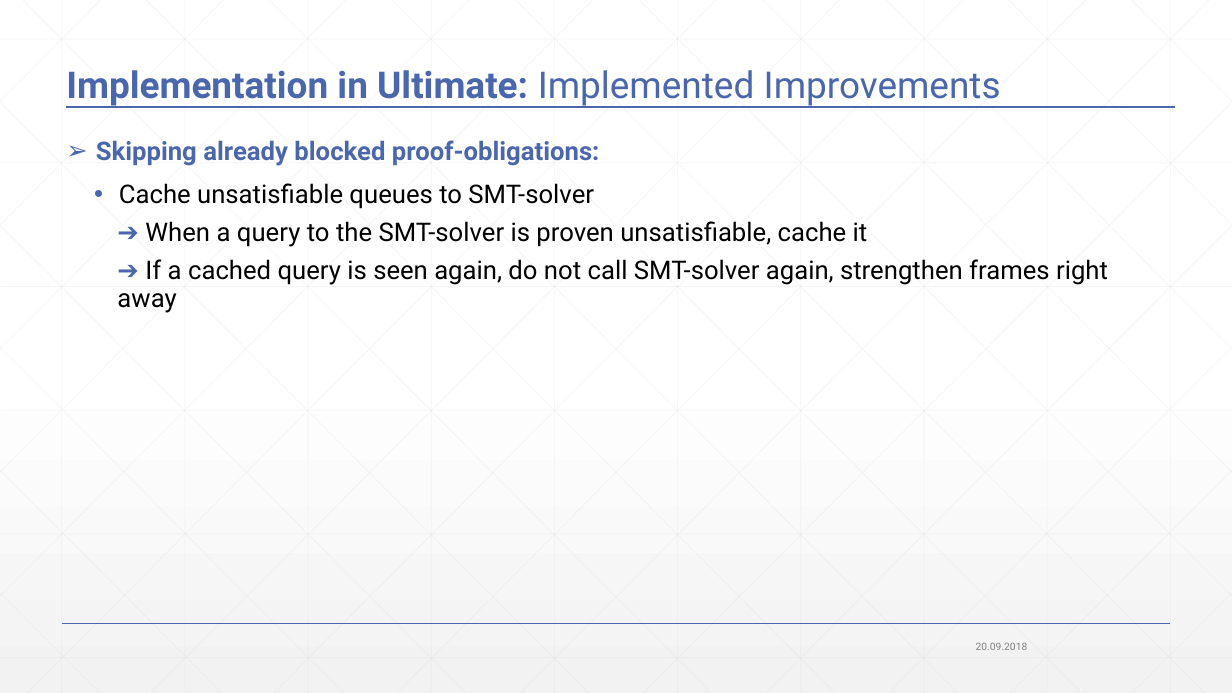
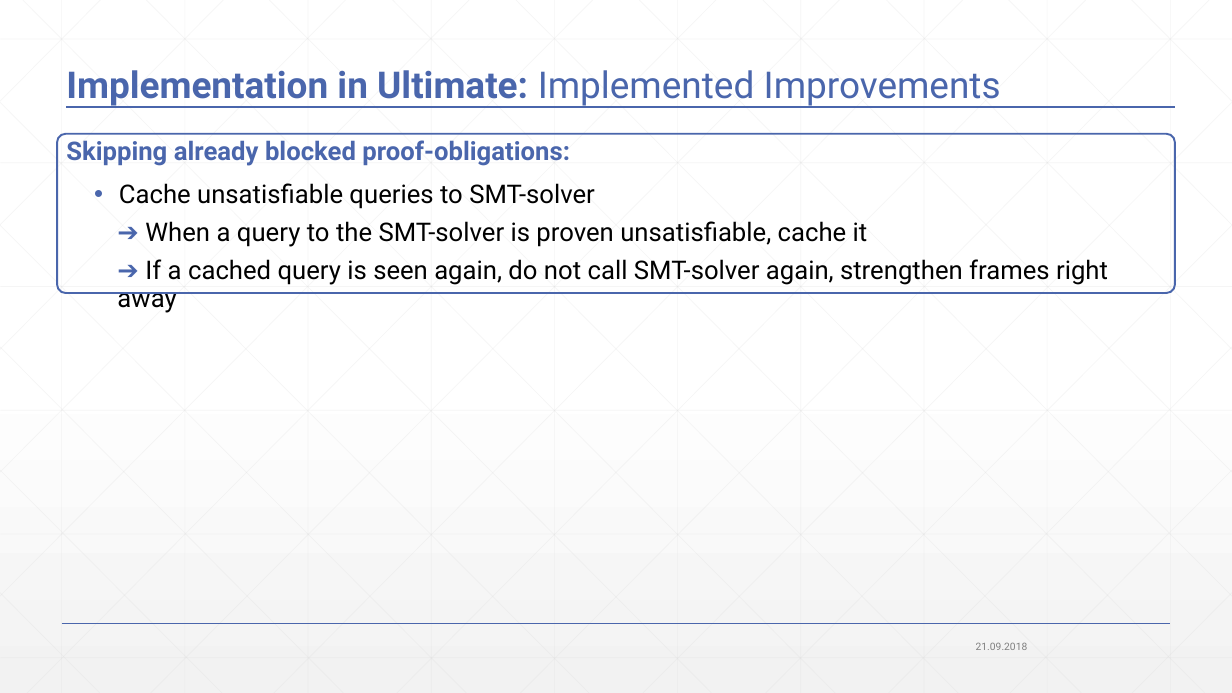
Before and after one commit to JonasWerner/BachelorThesis, a slide deck: slide 73 of Presentation/pdr_presentation_v2.pptx. Drawn at 1232x693 pixels with LibreOffice and Linux fonts; fonts in the diff are those of the drawing. Boxes give left, top, right and bottom in pixels: in the first picture for what was removed or moved away, otherwise in the second. Text is boxed around its words. In the diff, an @@ line names an element or a change of style, - is before the commit and + after.

```diff
--- a/Presentation/pdr_presentation_v2.pptx
+++ b/Presentation/pdr_presentation_v2.pptx
@@ rounded rectangle added at [57, 134, 1176, 293], outline #4A66AC 1.5 pt @@
@@ text at [66, 140, 570, 166]: bullet ➢ to none @@
@@ text at [119, 183, 595, 209]: text changed @@
-  • Cache unsatisfiable queues to SMT-solver
+  • Cache unsatisfiable queries to SMT-solver
@@ text at [976, 643, 1028, 650]: text changed @@
-20.09.2018
+21.09.2018
```
Also in this commit, not shown: 80 other slides changed, 1 slide added, 1 other file.
